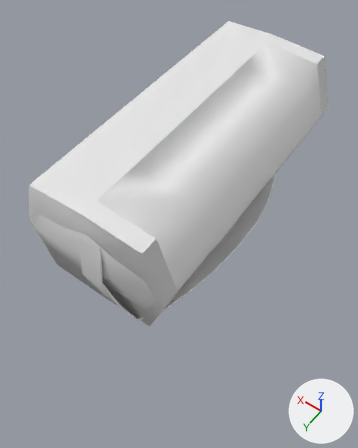
Two versions of the FBX model SportsBag/AssetBundle/Assets/Models/SportsBag.fbx, one commit apart.
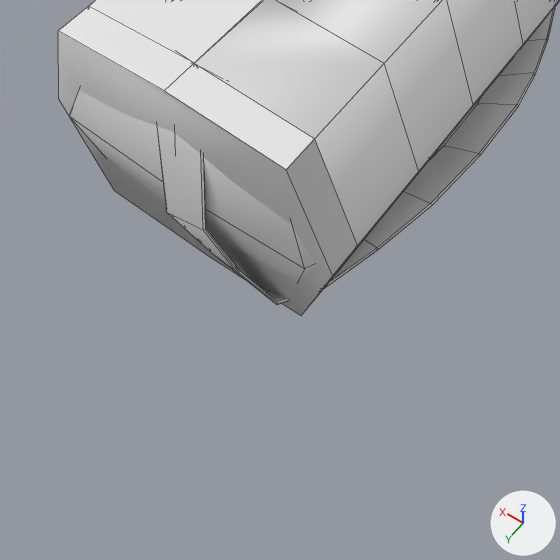
There are two pictures of each version: one whole from a 50 mm camera at (-0.534, 0.813, 0.953) aimed at (-0.074, 0.17, -0.058), one close up on the part from 0% to 78% of the width and 38% to 100% of the height. Arrows for +X, +Y and +Z are at lower right; the lights stay in place. The close-ups show mesh edges as thin lines.

Names of what the first close-up shows: 'SportsBag', 'SportsBagCollider', 'SportsBagColliderTop', 'Strap'.
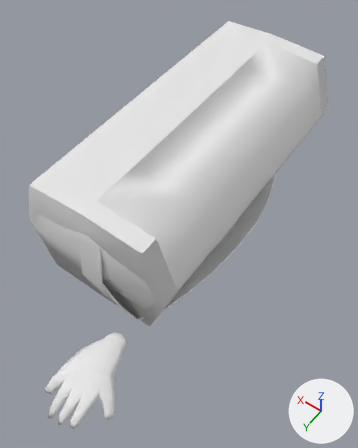
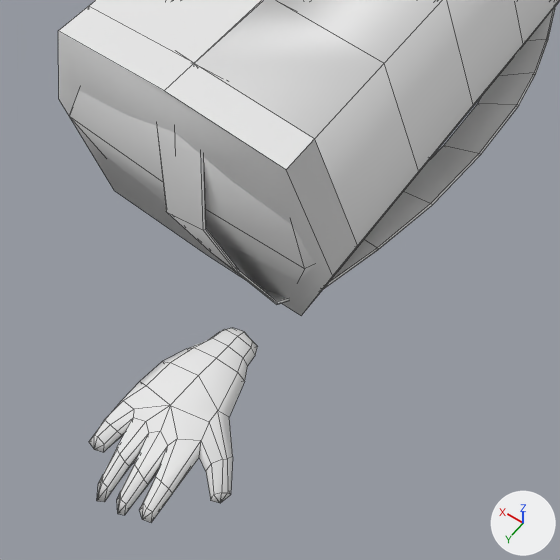
Commit message: Sports bag improvements

What differs and where, as boxes [x1, y1, x2, y2] in the close-ups (560 x 560 px):
'Hand', added
    after: [89, 328, 258, 522]

Edits to the bpy script that builds the scene:
```text
Add mat_handmaterial:
    mat_handmaterial = principled_material('HandMaterial')
    mat_handmaterial.base_color = (0.8, 0.8, 0.8)  # white #e7e7e7
    mat_handmaterial.roughness = 0.69
Add me_handmesh:
    me_handmesh.from_pydata(...)  # 156 vertices, 174 faces; spans x -0.086..0.061, y -0.067..0.144, z -0.046..0.009
    me_handmesh.materials.append(mat_handmaterial)  # white #e7e7e7
Add ob_hand:
    ob_hand = bpy.data.objects.new('Hand', me_handmesh)
    ob_hand.location = (-0.17, 0.574, -0.003)
```
